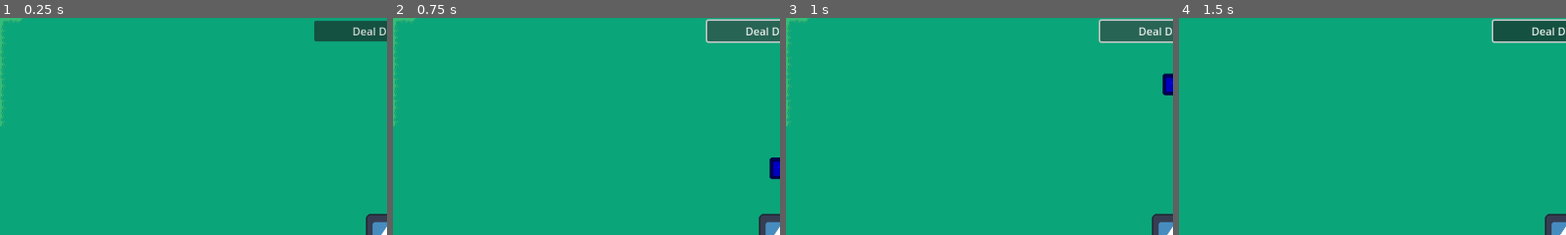
Above: before the commit, frames 1-4 (left to right).
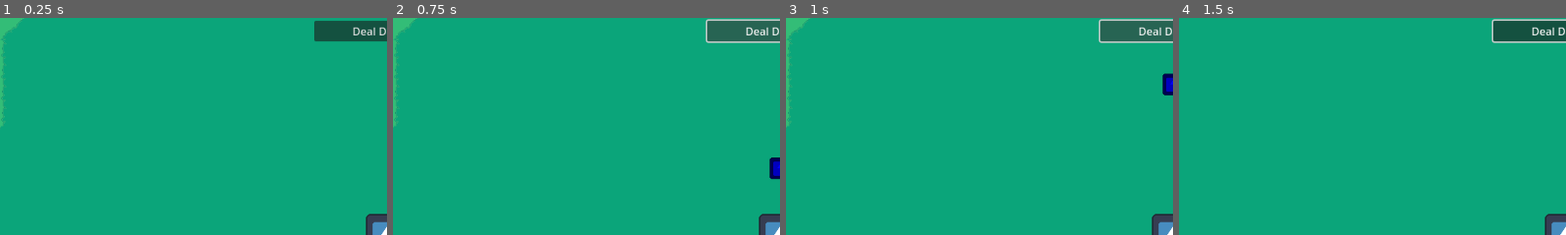
Above: after the commit, the same moments.

Repository: david8zhang/magical-researcher
Game: Godot game, scene res://scenes/Main.tscn
The game is run twice, just before and just after one commit, with the same random seed, the same clock (stepped at 60 frames per second) and the same inputs. The engine's default icon, where the game draws it, is replaced by a stand-in: a white triangle on a blue panel in a dark square.
Inputs (mouse positions are % of the whole screen's width and height, from its top left):
- Up to frame 1 (0.25 s): no input
- Up to frame 2 (0.75 s): click "Deal Damage" at 0.5 s
- Up to frame 3 (1 s): no input
- Up to frame 4 (1.5 s): move the mouse to (72, 45) at 1.27 s; hold D (move_right) from 1.28 s (still down); click (72, 45) at 1.42 s
The pictures show only the part of the screen within x 0-50%, y 0-50%; the shares and areas given below are measured in that part.

The runs differ from the first frame. In frame 1, 0.2% of the frame differs, in the area x 0-7%, y 0-51%; in frame 2, 0.2%; in frame 3, 0.2%; in frame 4, nothing differs.

Commit message:
cleaned up some tiles

Diff:
--- a/scenes/Main.tscn
+++ b/scenes/Main.tscn
@@ -8,7 +8,7 @@
 [ext_resource type="Script" path="res://scripts/ProcGenMap.gd" id="4_34inj"]
 [ext_resource type="PackedScene" uid="uid://8ci0q8sn5c17" path="res://prefabs/enemies/BasicEnemy.tscn" id="5_a6b1e"]
 
-[sub_resource type="TileSetAtlasSource" id="TileSetAtlasSource_kd3xc"]
+[sub_resource type="TileSetAtlasSource" id="TileSetAtlasSource_kslaa"]
 texture = ExtResource("3_8bm7q")
 texture_region_size = Vector2i(32, 32)
 0:0/0 = 0
@@ -20,6 +20,10 @@
 6:0/0 = 0
 7:0/0 = 0
 8:0/0 = 0
+9:0/0 = 0
+10:0/0 = 0
+11:0/0 = 0
+12:0/0 = 0
 0:1/0 = 0
 1:1/0 = 0
 2:1/0 = 0
@@ -29,21 +33,29 @@
 6:1/0 = 0
 7:1/0 = 0
 8:1/0 = 0
+9:1/0 = 0
+10:1/0 = 0
+11:1/0 = 0
+12:1/0 = 0
 0:2/0 = 0
 1:2/0 = 0
 2:2/0 = 0
 3:2/0 = 0
 4:2/0 = 0
+5:2/0 = 0
+6:2/0 = 0
+7:2/0 = 0
+8:2/0 = 0
 
 [sub_resource type="TileSet" id="TileSet_iyu7n"]
 tile_size = Vector2i(32, 32)
-sources/0 = SubResource("TileSetAtlasSource_kd3xc")
+sources/0 = SubResource("TileSetAtlasSource_kslaa")
 
 [node name="Main" type="Node2D"]
 script = ExtResource("1_56j8m")
 
 [node name="TileMap" type="TileMap" parent="."]
-position = Vector2(0, 1)
+position = Vector2(1, 1)
 tile_set = SubResource("TileSet_iyu7n")
 format = 2
 script = ExtResource("4_34inj")
--- a/scripts/ProcGenMap.gd
+++ b/scripts/ProcGenMap.gd
@@ -5,8 +5,8 @@
 var moisture = FastNoiseLite.new()
 
 # chunk width and height in tiles
-var chunk_width = 64
-var chunk_height = 64
+var chunk_width = 48
+var chunk_height = 48
 
 @onready var game = get_node("/root/Main") as Game
 
@@ -20,6 +20,12 @@
 var DARK_GRASS_SOUTH_WEST_CORNER = Vector2i(6, 0)
 var DARK_GRASS_NORTH_WEST_CORNER = Vector2i(7, 0)
 var DARK_GRASS_SOUTH_EAST_CORNER = Vector2i(8, 0)
+var DARK_GRASS_NORTH_CORNER = Vector2i(9, 0)
+var DARK_GRASS_SOUTH_CORNER = Vector2i(10, 0)
+var DARK_GRASS_WEST_CORNER = Vector2i(11, 0)
+var DARK_GRASS_EAST_CORNER = Vector2i(12, 0)
+var DARK_GRASS_TUNNEL = Vector2i(6, 2)
+var DARK_GRASS_PATCH = Vector2i(8, 2)
 
 var DIRT_NORTH_EDGE = Vector2i(1, 1)
 var DIRT_WEST_EDGE = Vector2i(2, 1)
@@ -29,6 +35,12 @@
 var DIRT_SOUTH_WEST_CORNER = Vector2i(6, 1)
 var DIRT_NORTH_WEST_CORNER = Vector2i(7, 1)
 var DIRT_SOUTH_EAST_CORNER = Vector2i(8, 1)
+var DIRT_NORTH_CORNER = Vector2i(9, 1)
+var DIRT_SOUTH_CORNER = Vector2i(10, 1)
+var DIRT_WEST_CORNER = Vector2i(11, 1)
+var DIRT_EAST_CORNER = Vector2i(12, 1)
+var DIRT_TUNNEL = Vector2i(5, 2)
+var DIRT_PATCH = Vector2i(7, 2)
 
 func _ready():
 	altitude.seed = randi()
@@ -117,6 +129,18 @@
 			return DIRT_NORTH_EAST_CORNER
 		elif is_southeast_corner(pos):
 			return DIRT_SOUTH_EAST_CORNER
+		elif is_north_corner(pos):
+			return DIRT_NORTH_CORNER
+		elif is_south_corner(pos):
+			return DIRT_SOUTH_CORNER
+		elif is_west_corner(pos):
+			return DIRT_WEST_CORNER
+		elif is_east_corner(pos):
+			return DIRT_EAST_CORNER
+		elif is_tunnel(pos):
+			return DIRT_TUNNEL
+		elif is_patch(pos):
+			return DIRT_PATCH
 		else:
 			return Vector2i(0, 1)
 	elif is_dark_grass_tile(pos):
@@ -136,6 +160,18 @@
 			return DARK_GRASS_NORTH_EAST_CORNER
 		elif is_southeast_corner(pos):
 			return DARK_GRASS_SOUTH_EAST_CORNER
+		elif is_north_corner(pos):
+			return DARK_GRASS_NORTH_CORNER
+		elif is_south_corner(pos):
+			return DARK_GRASS_SOUTH_CORNER
+		elif is_west_corner(pos):
+			return DARK_GRASS_WEST_CORNER
+		elif is_east_corner(pos):
+			return DARK_GRASS_EAST_CORNER
+		elif is_tunnel(pos):
+			return DARK_GRASS_TUNNEL
+		elif is_patch(pos):
+			return DARK_GRASS_PATCH
 		else:
 			return Vector2i(0, 0)
 	else:
@@ -211,6 +247,54 @@
 	return neighbors[0].y == curr_cell.y \
 		and neighbors[1].y != curr_cell.y \
 		and neighbors[2].y == curr_cell.y \
+		and neighbors[3].y != curr_cell.y
+
+func is_north_corner(pos: Vector2):
+	var neighbors = get_neighbors(pos)
+	var curr_cell = get_cell_atlas_coords(0, pos)
+	return neighbors[0].y != curr_cell.y \
+		and neighbors[1].y == curr_cell.y \
+		and neighbors[2].y != curr_cell.y \
+		and neighbors[3].y != curr_cell.y
+
+func is_south_corner(pos: Vector2):
+	var neighbors = get_neighbors(pos)
+	var curr_cell = get_cell_atlas_coords(0, pos)
+	return neighbors[0].y == curr_cell.y \
+		and neighbors[1].y != curr_cell.y \
+		and neighbors[2].y != curr_cell.y \
+		and neighbors[3].y != curr_cell.y
+
+func is_west_corner(pos: Vector2):
+	var neighbors = get_neighbors(pos)
+	var curr_cell = get_cell_atlas_coords(0, pos)
+	return neighbors[0].y != curr_cell.y \
+		and neighbors[1].y != curr_cell.y \
+		and neighbors[2].y != curr_cell.y \
+		and neighbors[3].y == curr_cell.y
+
+func is_east_corner(pos: Vector2):
+	var neighbors = get_neighbors(pos)
+	var curr_cell = get_cell_atlas_coords(0, pos)
+	return neighbors[0].y != curr_cell.y \
+		and neighbors[1].y != curr_cell.y \
+		and neighbors[2].y == curr_cell.y \
+		and neighbors[3].y != curr_cell.y
+
+func is_tunnel(pos: Vector2):
+	var neighbors = get_neighbors(pos)
+	var curr_cell = get_cell_atlas_coords(0, pos)
+	return neighbors[0].y != curr_cell.y \
+		and neighbors[1].y != curr_cell.y \
+		and neighbors[2].y == curr_cell.y \
+		and neighbors[3].y == curr_cell.y
+
+func is_patch(pos: Vector2):
+	var neighbors = get_neighbors(pos)
+	var curr_cell = get_cell_atlas_coords(0, pos)
+	return neighbors[0].y != curr_cell.y \
+		and neighbors[1].y != curr_cell.y \
+		and neighbors[2].y != curr_cell.y \
 		and neighbors[3].y != curr_cell.y
 
 func unload_distant_chunks(player_pos):
Binary file changed: assets/forest-tileset.png
